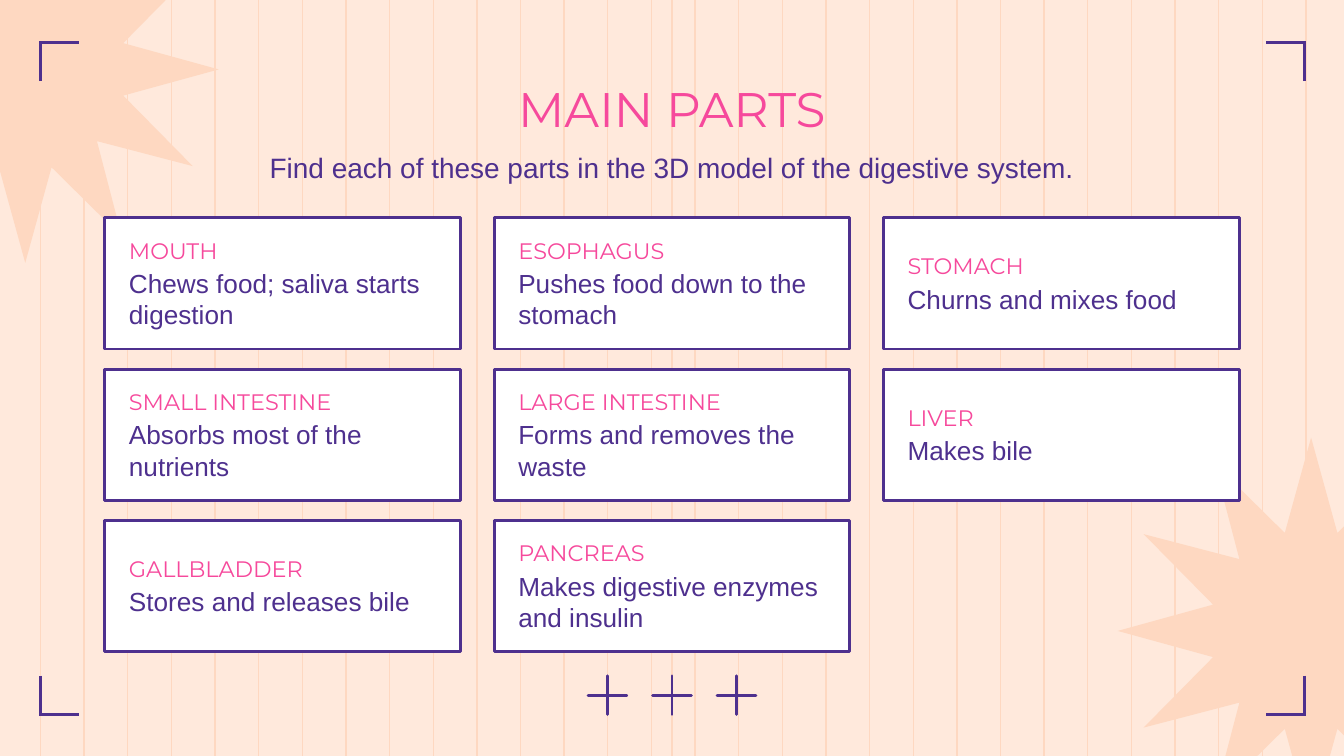
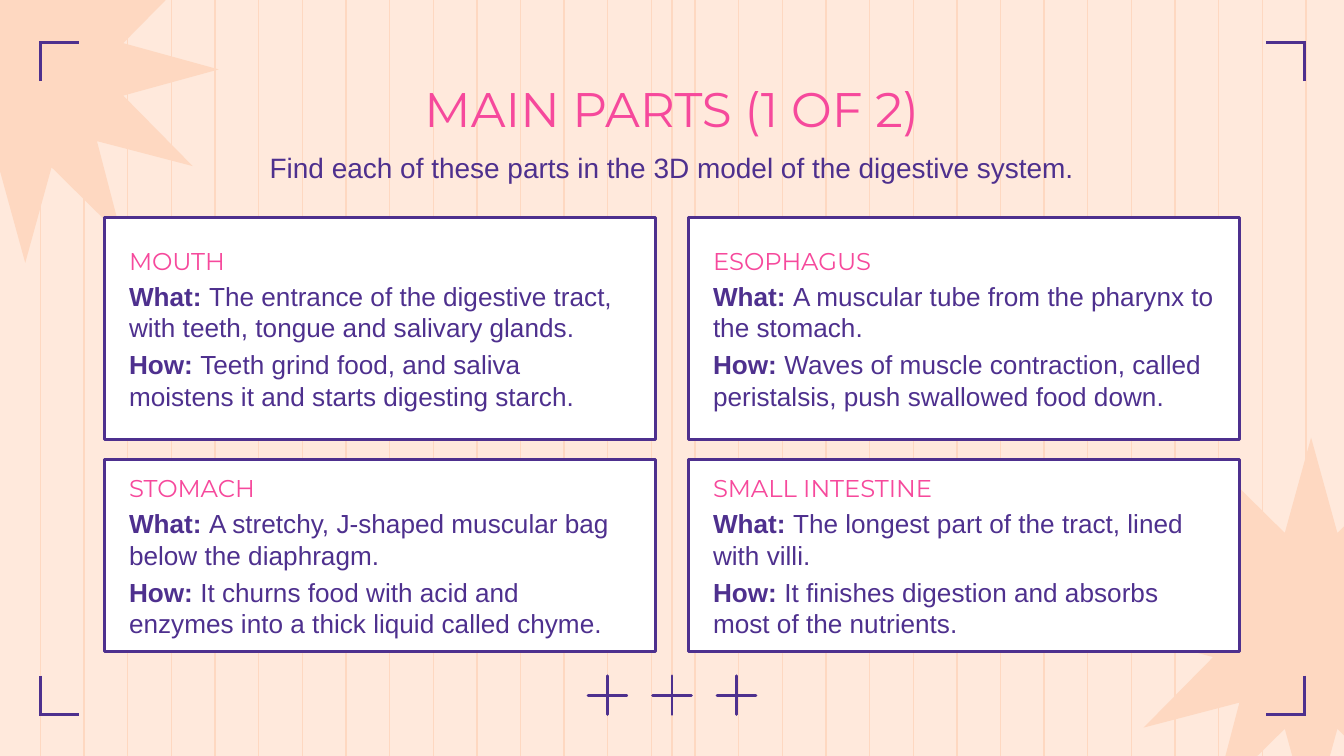
Before and after one commit to Ezkiel2004/Anthropotomy, a slide deck: slide 6 of docs/body-systems/digestive-system.pptx. Drawn at 1344x756 pixels with LibreOffice and Linux fonts; fonts in the diff are those of the drawing. Boxes give left, top, right and bottom in pixels: in the first picture for what was removed or moved away, otherwise in the second. Text is boxed around its words. In the diff, an @@ line names an element or a change of style, - is before the commit and + after.

```diff
--- a/docs/body-systems/digestive-system.pptx
+++ b/docs/body-systems/digestive-system.pptx
@@ title at [424,91,919,137]: text changed @@
-MAIN PARTS
+MAIN PARTS (1 OF 2)
@@ rectangle: place and size @@
-rectangle at [105,218,461,349]
+rectangle at [105,218,655,439]
@@ rectangle: place and size @@
-rectangle at [495,218,851,349]
+rectangle at [688,218,1238,439]
@@ text "ESOPHAGUS": place and size @@
-text "ESOPHAGUS" at [518,243,806,325]
+text "ESOPHAGUS" at [713,253,1213,412]
@@ text at [129,253,225,270]: size 12 to 13 pt in "MOUTH"; more space between paragraphs @@
@@ text at [713,253,871,270]: size 12 to 13 pt in "ESOPHAGUS"; more space between paragraphs @@
@@ text at [129,287,612,412]: text changed @@
-Chews food; saliva starts digestion
+What: The entrance of the digestive tract, with teeth, tongue and salivary glands.
+How: Teeth grind food, and saliva moistens it and starts digesting starch.
@@ text at [713,287,1213,412]: text changed @@
-Pushes food down to the stomach
+What: A muscular tube from the pharynx to the stomach.
+How: Waves of muscle contraction, called peristalsis, push swallowed food down.
@@ rectangle removed at [495,370,851,501] @@
@@ rectangle removed at [883,370,1239,501] @@
@@ text removed at [518,394,794,477] @@
-LARGE INTESTINE
-Forms and removes the waste
@@ text removed at [908,410,1033,461] @@
-LIVER
-Makes bile
@@ rectangle: place and size @@
-rectangle at [883,218,1239,349]
+rectangle at [105,460,655,652]
@@ text "STOMACH": place and size @@
-text "STOMACH" at [908,258,1177,310]
+text "STOMACH" at [129,480,609,639]
@@ rectangle: place and size @@
-rectangle at [105,370,461,501]
+rectangle at [688,460,1238,652]
@@ text "SMALL INTESTINE": place and size @@
-text "SMALL INTESTINE" at [129,394,361,477]
+text "SMALL INTESTINE" at [713,480,1182,634]
@@ text at [129,480,255,497]: size 12 to 13 pt in "STOMACH"; more space between paragraphs @@
@@ text at [713,480,932,497]: size 12 to 13 pt in "SMALL INTESTINE"; more space between paragraphs @@
@@ rectangle removed at [105,520,461,652] @@
@@ text at [129,514,609,639]: text changed @@
-Churns and mixes food
+What: A stretchy, J-shaped muscular bag below the diaphragm.
+How: It churns food with acid and enzymes into a thick liquid called chyme.
@@ rectangle removed at [495,520,851,652] @@
@@ text at [713,514,1182,634]: text changed @@
-Absorbs most of the nutrients
+What: The longest part of the tract, lined with villi.
+How: It finishes digestion and absorbs most of the nutrients.
@@ text removed at [129,561,410,612] @@
-GALLBLADDER
-Stores and releases bile
@@ text removed at [518,545,818,628] @@
-PANCREAS
-Makes digestive enzymes and insulin
```
Also in this commit, not shown: 5 other slides changed, 1 slide added, 9 other files.
